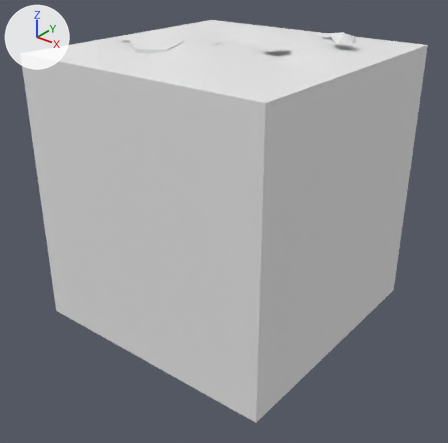
Before and after pictures for a commit that changed the FBX model Assets/Tiles/Blend/Blend Rock Snow 4.fbx.
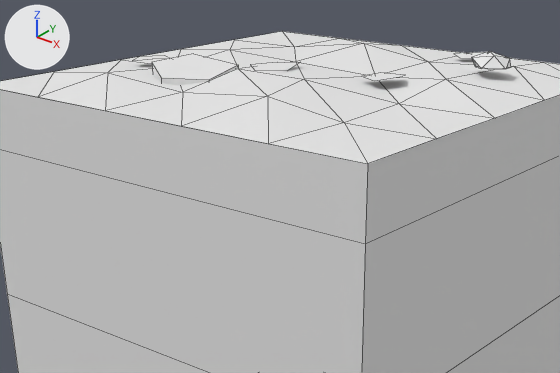
There are two pictures of each version: one whole from a camera (50 mm lens) standing at (2.7, -3.45, 1.85) and looking at (0.05, -0.14, -0.2), one close up on the part from 8% to 86% of the width and 0% to 53% of the height. Arrows for +X, +Y and +Z are at upper left; the lights stay in place. The last two pictures show the newer version. The close-ups show mesh edges as thin lines. Where no turn or scale is listed for an object, it has been applied to the vertices. Vertices at exactly the same position are counted once.

The scene before the commit, as lines of its bpy script (objects in view):
```python
me_blend_rock_snow_4 = bpy.data.meshes.new('Blend Rock Snow 4')
me_blend_rock_snow_4.from_pydata(...)  # 90 vertices, 93 faces; spans x -1.0..1.0, y -1.0..1.0, z -1.0..1.17
me_blend_rock_snow_4.materials.append(mat_tileworld_tiles)  # its picture is missing
ob_blend_rock_snow_4 = bpy.data.objects.new('Blend Rock Snow 4', me_blend_rock_snow_4)
ob_blend_rock_snow_4.location = (0.0, 0.0, 0.0)
```
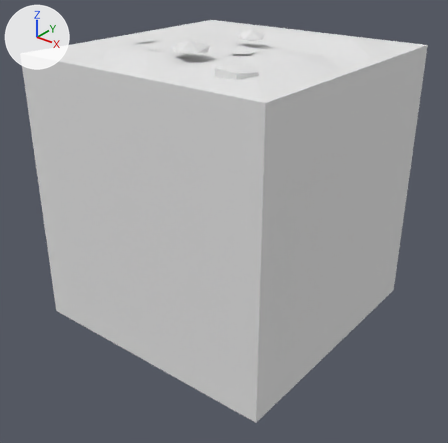
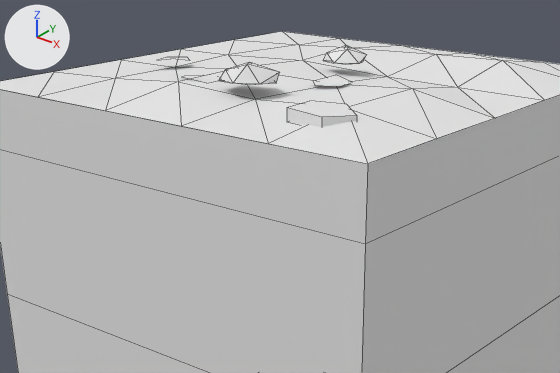
What changed in the scene script:
```text
Change me_blend_rock_snow_4:
    used by ob_blend_rock_snow_4; location = (0.0, 0.0, 0.0)
    remove me_blend_rock_snow_4.from_pydata(...)  # 90 vertices, 93 faces; spans x -1.0..1.0, y -1.0..1.0, z -1.0..1.17
    add me_blend_rock_snow_4.from_pydata(...)  # 97 vertices, 112 faces; spans x -1.0..1.0, y -1.0..1.0, z -1.0..1.2
    me_blend_rock_snow_4 part 1: the loose piece of 5 vertices spanning x 0.28..0.47, y -0.08..0.1, z 1.09..1.11 is turned -46.3 degrees about the z axis through its middle and scaled by 0.824, then moved by (-0.99, -0.24, 0.0)
    me_blend_rock_snow_4 part 2: the loose piece of 12 vertices spanning x 0.56..0.75, y 0.29..0.46, z 1.11..1.17 is deleted
    me_blend_rock_snow_4 part 3: the loose piece of 10 vertices spanning x -0.51..-0.19, y -0.57..-0.23, z 1.02..1.14 is deleted
    me_blend_rock_snow_4 part 4: the loose piece of 5 vertices spanning x 0.29..0.45, y 0.62..0.79, z 1.09..1.11 is deleted
    me_blend_rock_snow_4 part 5
    2 vertices are removed from x -0.8..-0.72, y -0.27..-0.18, z 1.09
    1 face is deleted
    24 vertices move from x -0.74..0.63, y -0.63..0.64, z 1.05..1.11 to x -0.65..0.62, y -0.62..0.64, z 1.05..1.11
    31 vertices are added at x -0.23..0.71, y -0.79..0.19, z 1.05..1.2
    5 new vertices lie (0.0, 0.0, 0.05) away from vertices in x 0.49..0.71, y -0.79..-0.57, z 1.05..1.07
    47 new faces join them
```

Where the change shows, as pixel boxes [x1, y1, x2, y2] in the close-ups (560 x 373 px; the box of a moved part takes in the faces that stretch with it):
part 1 of me_blend_rock_snow_4, moved or reshaped: before [363, 73, 405, 81]; after [159, 57, 190, 61]
part 2 of me_blend_rock_snow_4, deleted: before [472, 51, 511, 70]
part 3 of me_blend_rock_snow_4, deleted: before [152, 54, 238, 85]
part 4 of me_blend_rock_snow_4, deleted: before [455, 52, 486, 58]
part 5 of me_blend_rock_snow_4, reshaped: [38, 38, 560, 163] in both
